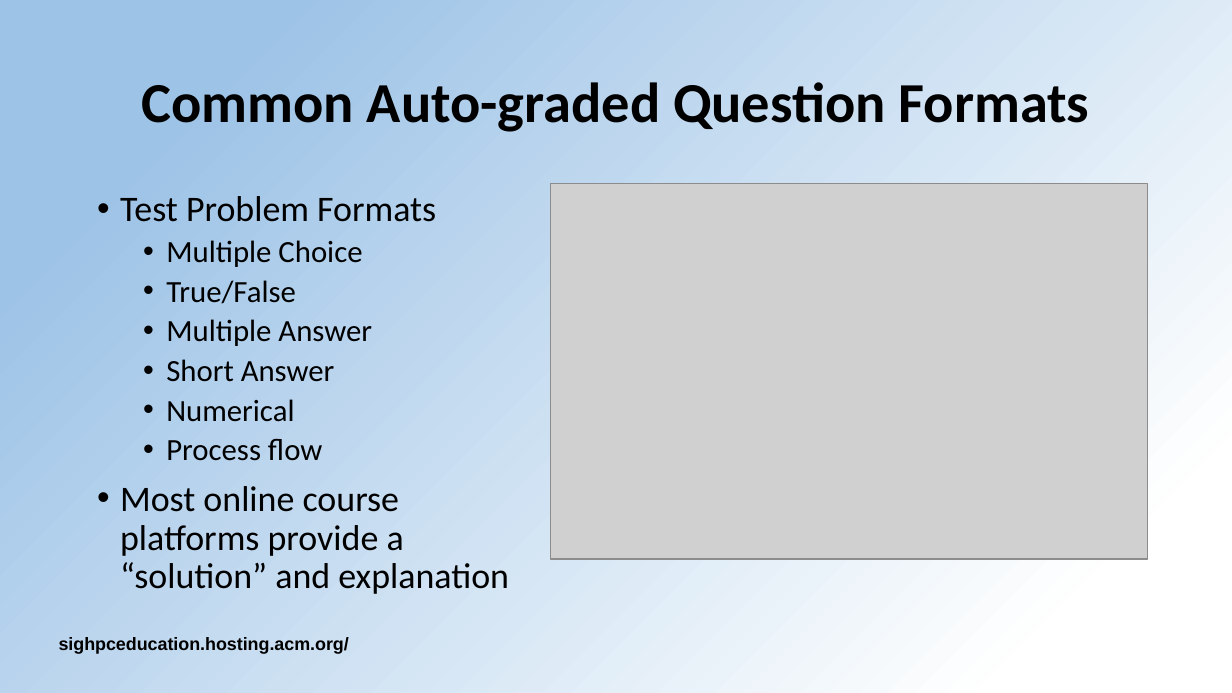
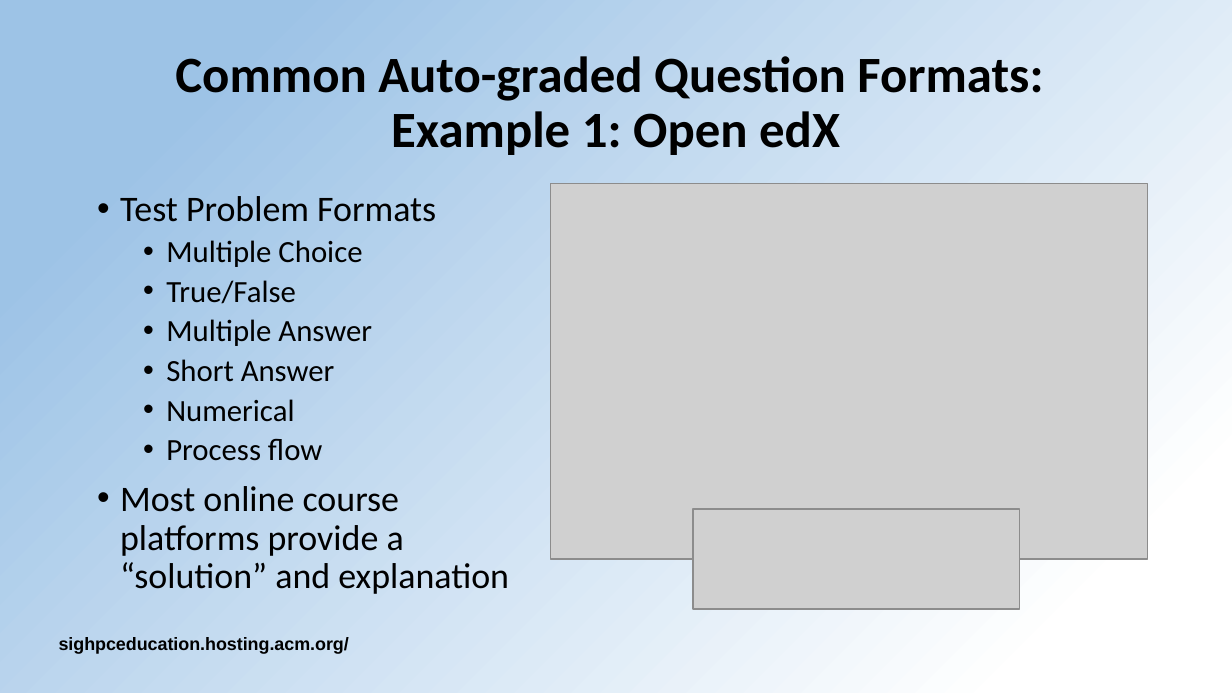
Before and after one commit to HPC-certification-forum/www, a slide deck: slide 9 of data/assets/talks/2020-05/SIGHPC-EduChpt-slides-CertForumWkshp2020.pptx. Drawn at 1232x693 pixels with LibreOffice and Linux fonts; fonts in the diff are those of the drawing; grey boxes stand for pictures; background and template pictures are left out. Boxes give left, top, right and bottom in pixels: in the first picture for what was removed or moved away, otherwise in the second. Text is boxed around its words. In the diff, an @@ line names an element or a change of style, - is before the commit and + after.

```diff
--- a/data/assets/talks/2020-05/SIGHPC-EduChpt-slides-CertForumWkshp2020.pptx
+++ b/data/assets/talks/2020-05/SIGHPC-EduChpt-slides-CertForumWkshp2020.pptx
@@ title at (x1=175, y1=56, x2=1043, y2=155): text changed; size 33 to 29.7 pt @@
-Common Auto-graded Question Formats
+Common Auto-graded Question Formats:
+Example 1: Open edX
@@ picture added at (x1=694, y1=509, x2=1020, y2=609) @@
```
Also in this commit, not shown: 4 other slides changed, 5 slides added, 2 other files.
